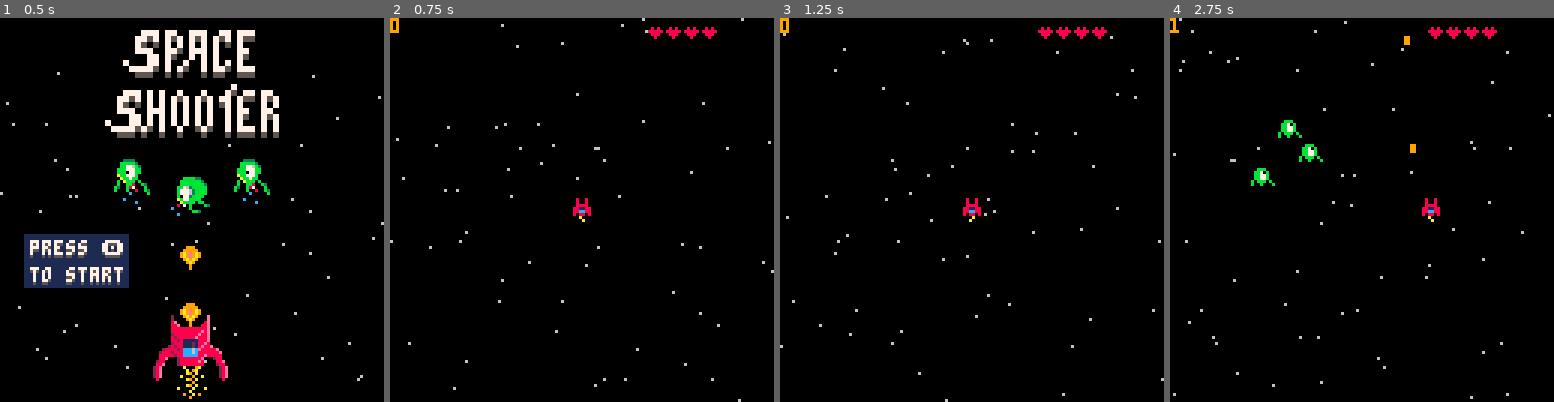
Above: before the commit, frames 1-4 (left to right).
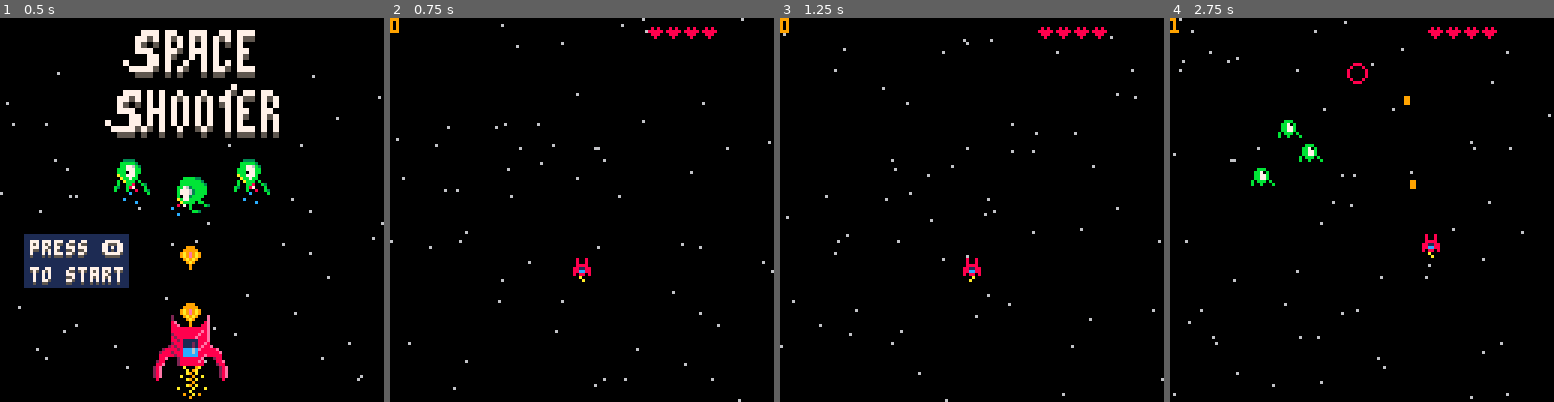
Above: after the commit, the same moments.

Repository: romellem/pico-8-carts
Game: PICO-8 cartridge spaceshooter.p8
Same seed, same stepped clock (60 frames per second), same inputs: the game is played once before the commit and once after it.
Inputs:
- Up to frame 1 (0.5 s): no input
- Up to frame 2 (0.75 s): tap O (Z key) at 0.7 s
- Up to frame 3 (1.25 s): no input
- Up to frame 4 (2.75 s): hold Right 1.6-2.1 s; tap O (Z key) at 1.7, 2.1, 2.5 s; hold Up 2.15-2.42 s; hold Right from 2.47 s (still down)

Frame 1 is identical in both runs. In frame 2, 0.3% of the frame differs, in the area x 47-53%, y 46-69%; in frame 3, 0.3%; in frame 4, 0.6%, in the area x 46-71%, y 4-63%.

Commit message:
Fix - center explosions on enemy
Not the upper left corner

Diff:
--- a/spaceshooter.p8
+++ b/spaceshooter.p8
@@ -288,7 +288,9 @@
 			if (coll(b,e)) then
 				del(enemies,e)
 				ship.p += 1
-				explode(e.x,e.y)
+
+				--enemy is 7x7, so center explosion at 3x3
+				explode(e.x+3,e.y+4)
 			end
 		end
 	end
@@ -306,7 +308,7 @@
 	return {
 		sp=1,
 		x=60,
-		y=60,
+		y=80,
 		h=4,
 		p=0,
 		t=0,
